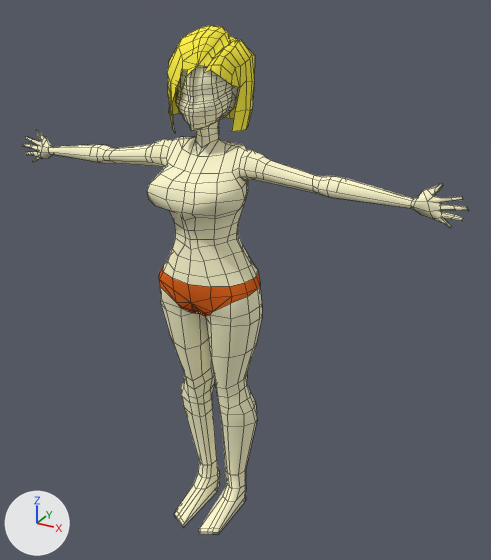
Before and after pictures for a commit that changed the Blender file DragonBallU3dProject/Assets/DragonBall/Modes/beijite/woman2.blend.
One viewpoint serves both versions: a camera (50 mm lens) standing at (5.46, -8.3, 3.96) and looking at (0.44, 0.82, -0.6). Lighting does not change. The marker at lower left points along +X, +Y and +Z. Mesh edges are drawn as thin lines.
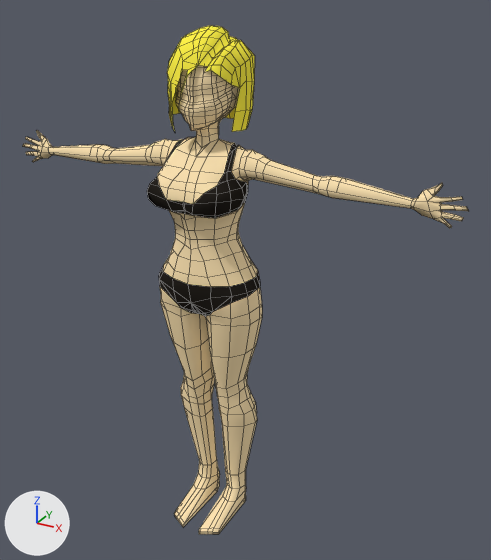
Changed parts and their boxes (x1, y1, x2, y2) in the pictures (491 x 560 px):
'Cube', recoloured, reshaped
    both: (23, 65, 469, 534)
part 1 of me_cube_001, built on
    both: (147, 137, 248, 231)
part 2 of me_cube_001, recoloured (beige to black)
    both: (148, 145, 246, 216)

The change, as a diff of the scene's bpy script:
```diff
--- a/DragonBallU3dProject/Assets/DragonBall/Modes/beijite/woman2.blend.py
+++ b/DragonBallU3dProject/Assets/DragonBall/Modes/beijite/woman2.blend.py
@@ mat_sweat @@
 mat_sweat = diffuse_material('sweat')
-mat_sweat.base_color = (0.8, 0.142, 0.0176)  # orange #e76924
+mat_sweat.base_color = (0.0204, 0.0171, 0.0138)  # black #27231f
@@ mat_skin @@
 mat_skin = diffuse_material('skin')
-mat_skin.base_color = (1.0, 0.959, 0.636)  # beige #fffad1
+mat_skin.base_color = (1.0, 0.787, 0.457)  # beige #ffe5b4
@@ me_cube_001 @@
 # used by ob_cube; location = (0.0, 0.0, 0.0)
-me_cube_001.from_pydata(...)  # 571 vertices, 555 faces, 3 loose edges; spans x 0.0..3.93, y -0.44..1.14, z -5.19..3.15
+me_cube_001.from_pydata(...)  # 595 vertices, 583 faces, 3 loose edges; spans x 0.0..3.93, y -0.44..1.14, z -5.19..3.15
+# me_cube_001 part 1
+# 2 vertices are removed from x 0.49..0.7, y -0.13..0.17, z 0.85..1.31
+# 26 faces are deleted
+# 3 vertices in x 0.0, y -0.28..-0.18, z 0.98..1.25 move by (0.0, 0.01, 0.0)
+# 13 vertices move from x 0.0..0.57, y -0.37..0.55, z 0.69..1.74 to x 0.0..0.59, y -0.37..0.55, z 0.69..1.74
+# 26 vertices are added at x 0.0..0.7, y -0.31..0.9, z 0.74..1.67
+# 34 new faces join them, mat_sweat (black #27231f)
+# 20 new faces join them, mat_skin (beige #ffe5b4)
+# me_cube_001 part 2: 8 faces spanning x 0.0..0.78, y -0.37..0.93, z 0.78..1.74 switch from mat_skin (beige #fffad1) to mat_sweat (black #27231f)
```
